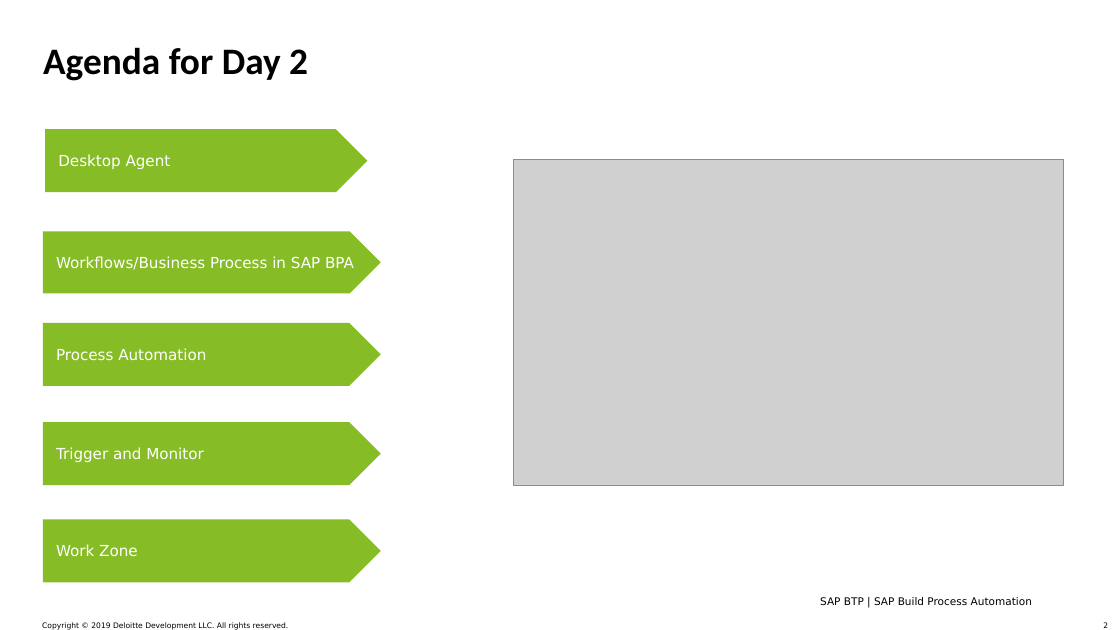
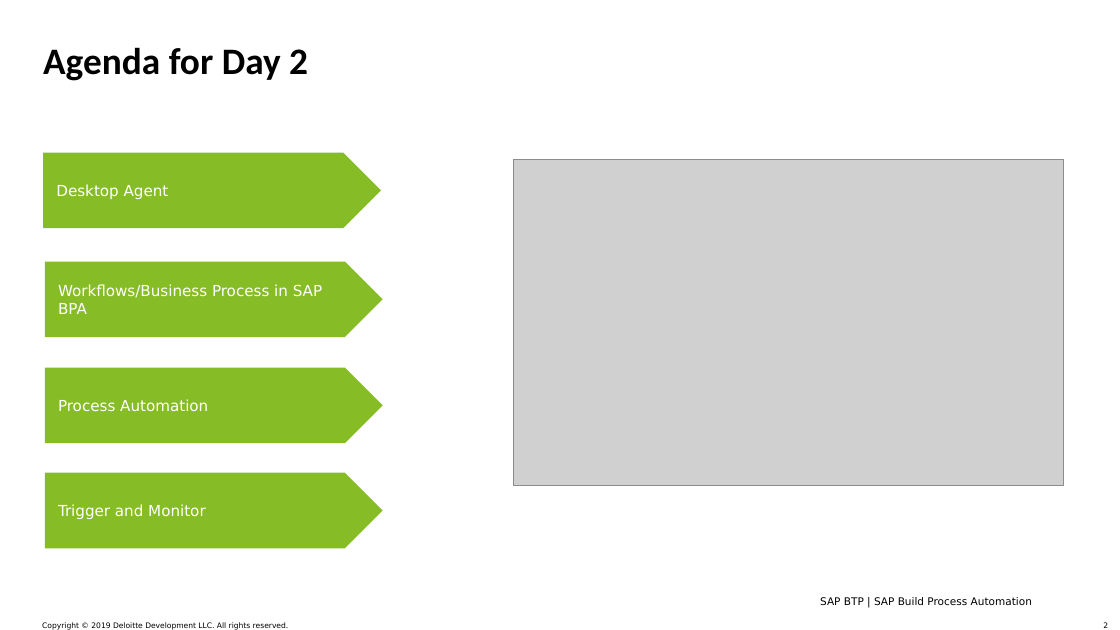
Before and after one commit to kumaranuj1989/Upload, a slide deck: slide 2 of SAP Build Process Automation Day 2.pptx. Drawn at 1120x630 pixels with LibreOffice and Linux fonts; fonts in the diff are those of the drawing; grey boxes stand for pictures. Boxes give left, top, right and bottom in pixels: in the first picture for what was removed or moved away, otherwise in the second. Text is boxed around its words. In the diff, an @@ line names an element or a change of style, - is before the commit and + after.

```diff
--- a/SAP Build Process Automation Day 2.pptx
+++ b/SAP Build Process Automation Day 2.pptx
@@ pentagon arrow "Desktop Agent": place and size @@
-pentagon arrow "Desktop Agent" at [45, 129, 368, 192]
+pentagon arrow "Desktop Agent" at [43, 153, 381, 229]
@@ pentagon arrow "Workflows/Business Process in SAP BPA": place and size @@
-pentagon arrow "Workflows/Business Process in SAP BPA" at [43, 232, 381, 294]
+pentagon arrow "Workflows/Business Process in SAP BPA" at [45, 261, 382, 337]
@@ pentagon arrow "Process Automation": place and size @@
-pentagon arrow "Process Automation" at [43, 323, 381, 386]
+pentagon arrow "Process Automation" at [45, 368, 382, 444]
@@ pentagon arrow "Trigger and Monitor": place and size @@
-pentagon arrow "Trigger and Monitor" at [43, 423, 381, 486]
+pentagon arrow "Trigger and Monitor" at [45, 473, 382, 549]
@@ pentagon arrow removed at [43, 519, 381, 582] @@
-Work Zone
```
Also in this commit, not shown: 2 slides removed, 8 other files.
